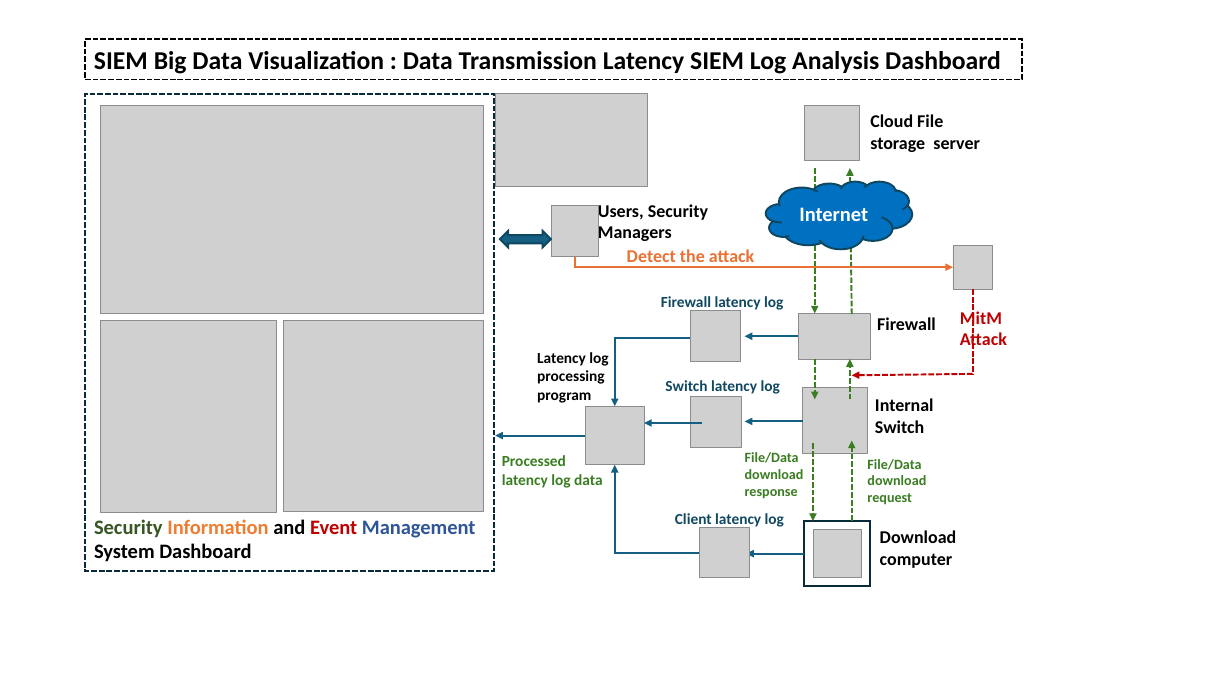
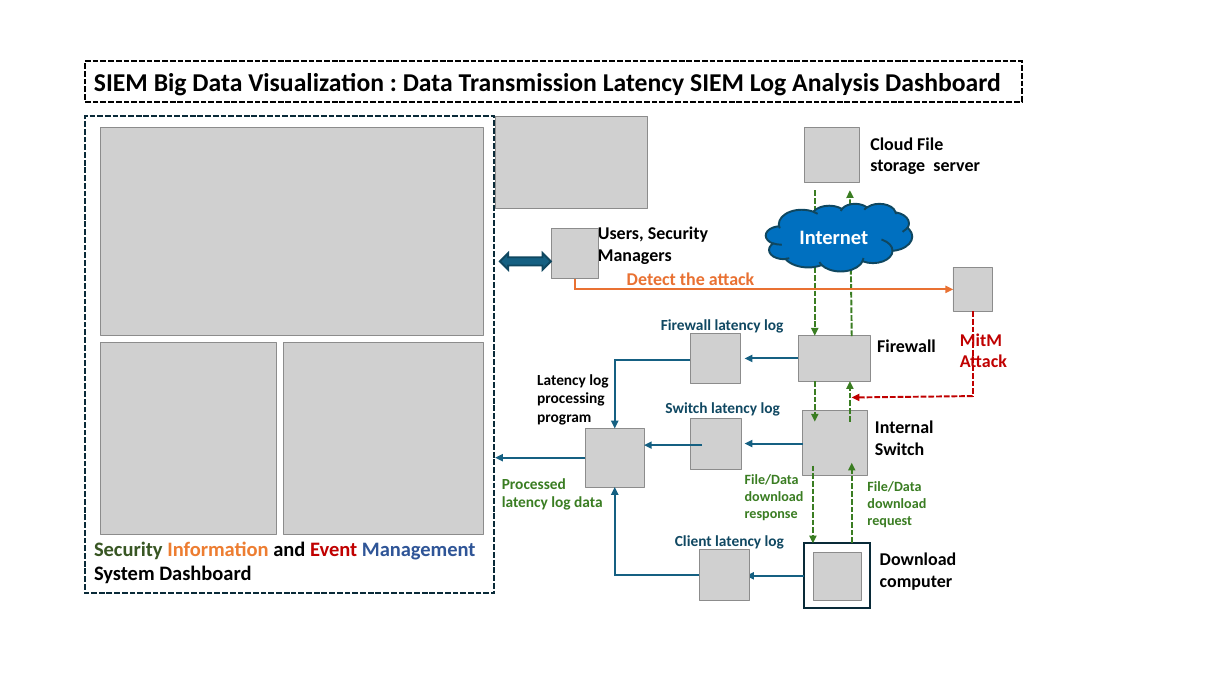
Before and after one commit to LiuYuancheng/Distribution_Data_Viewer, a slide deck: slide 1 of doc/designDoc.pptx. Drawn at 1232x693 pixels with LibreOffice and Linux fonts; fonts in the diff are those of the drawing; grey boxes stand for pictures. Boxes give left, top, right and bottom in pixels: in the first picture for what was removed or moved away, otherwise in the second. Text is boxed around its words. In the diff, an @@ line names an element or a change of style, - is before the commit and + after.

```diff
--- a/doc/designDoc.pptx
+++ b/doc/designDoc.pptx
@@ 12 pictures, 12 texts, 10 arrows, 3 rectangles, 3 elbow arrows, 1 cloud, 1 line, 1 left right arrow: place and size @@
-12 pictures, 12 texts, 10 arrows, 3 rectangles, 3 elbow arrows, 1 cloud, 1 line, 1 left right arrow at (85, 39, 1022, 587)
+12 pictures, 12 texts, 10 arrows, 3 rectangles, 3 elbow arrows, 1 cloud, 1 line, 1 left right arrow at (85, 61, 1022, 609)
@@ 3 texts, 2 pictures, 2 arrows: place and size @@
-3 texts, 2 pictures, 2 arrows at (502, 114, 980, 488)
+3 texts, 2 pictures, 2 arrows at (502, 137, 980, 510)
```
Also in this commit, not shown: 2 other files.
